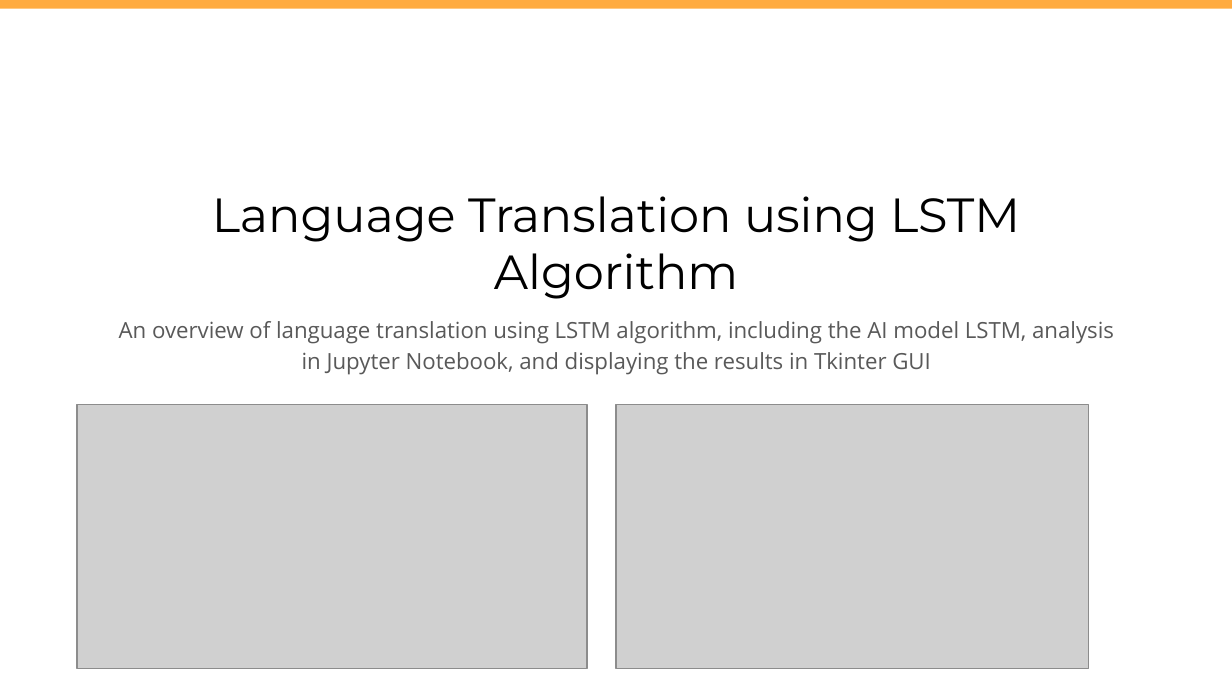
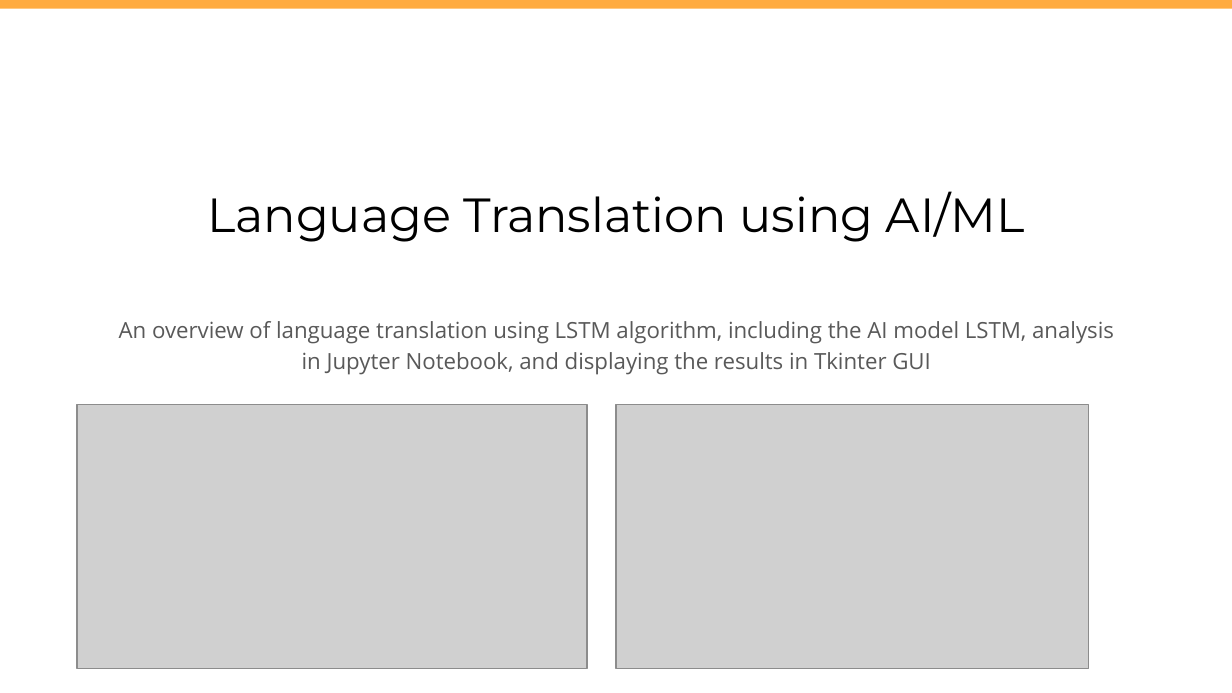
Before and after one commit to ATLAS-B28/translator-with-py, a slide deck: slide 1 of Language Translation using LSTM.pptx. Drawn at 1232x693 pixels with LibreOffice and Linux fonts; fonts in the diff are those of the drawing; grey boxes stand for pictures. Boxes give left, top, right and bottom in pixels: in the first picture for what was removed or moved away, otherwise in the second. Text is boxed around its words. In the diff, an @@ line names an element or a change of style, - is before the commit and + after.

```diff
--- a/Language Translation using LSTM.pptx
+++ b/Language Translation using LSTM.pptx
@@ title at box(207, 191, 1025, 242): text changed @@
-Language Translation using LSTM Algorithm
+Language Translation using AI/ML
```
Also in this commit, not shown: 5 other files.
